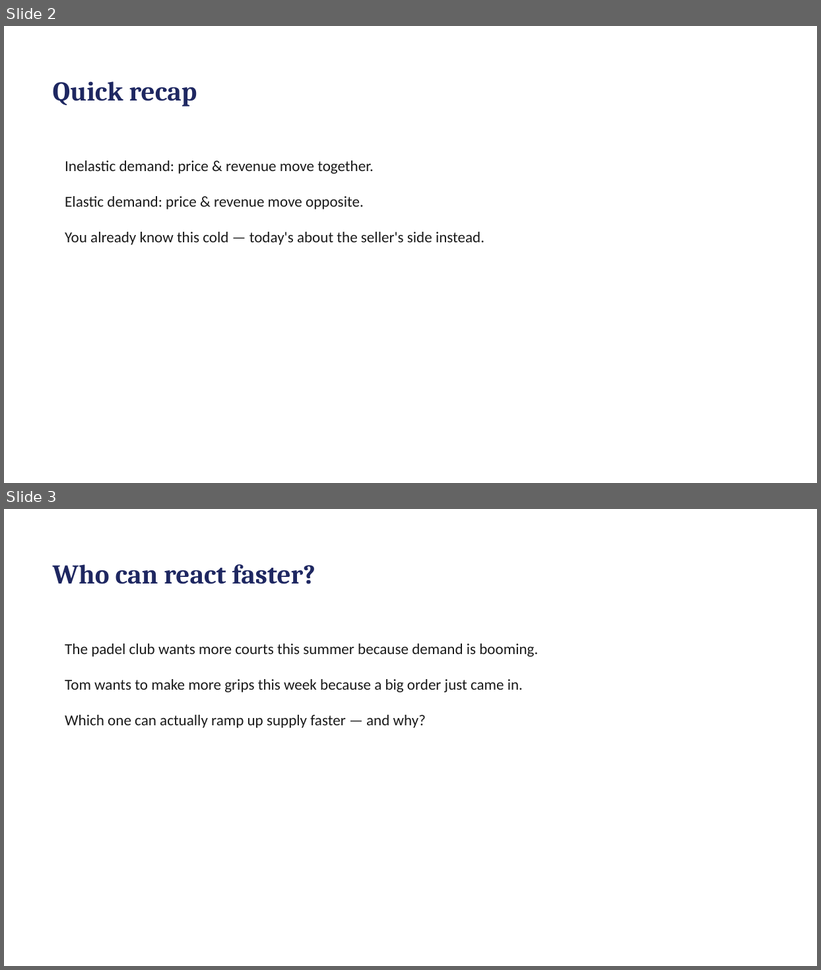
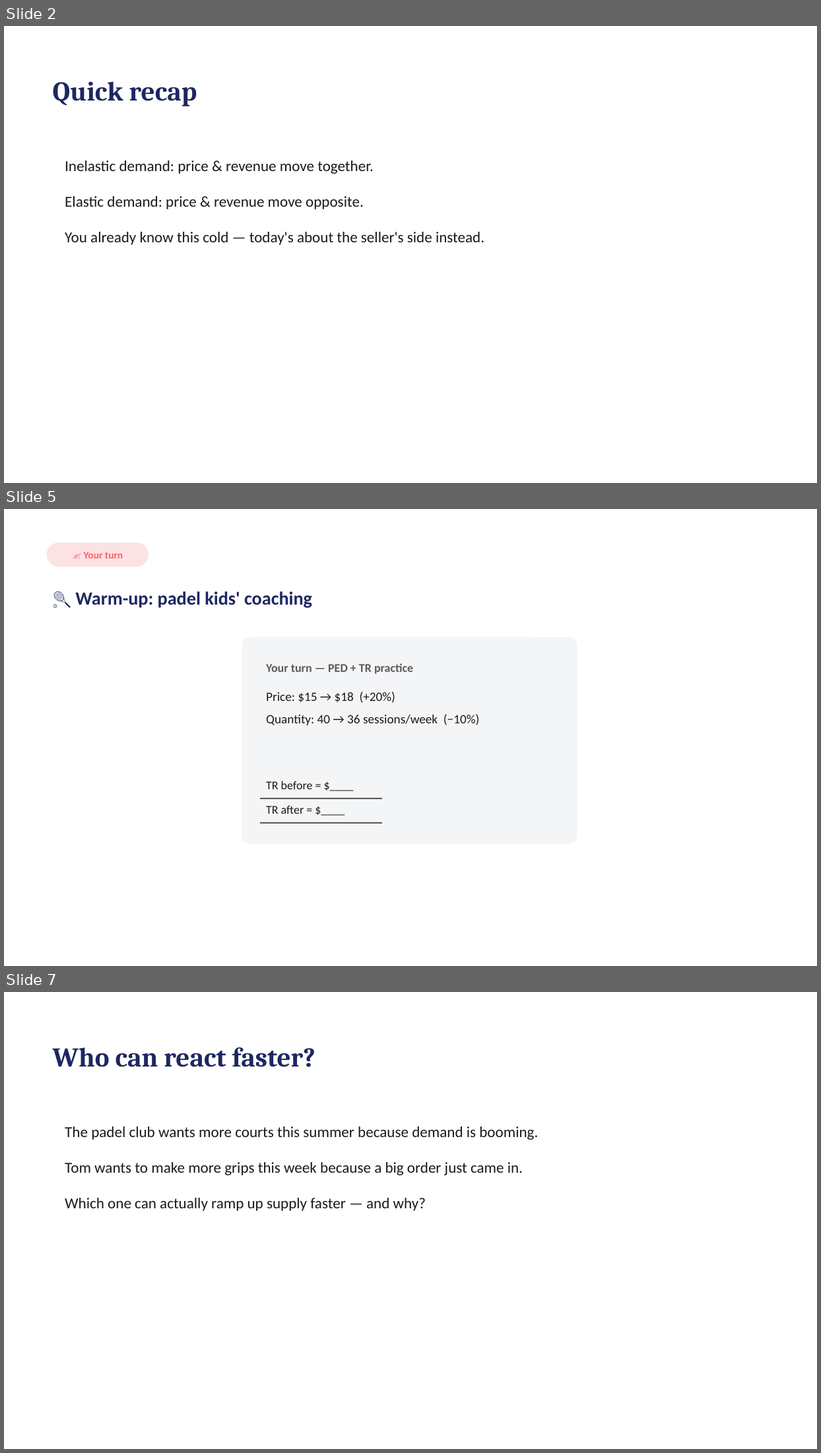
Before and after one commit to rebeccakfurness-boop/selongbayschool-teaching, a slide deck: courses/tom-economics/lessons/lesson-05/slides.pptx. Shown one above the other, each under a label of ours: slides 2 and 3 before the commit, slides 2, 5 and 7 after it; the slides between them are not shown. The pictures are 821x970 and 821x1453 pixels, drawn with LibreOffice and Linux fonts; fonts in the diff are those of the drawing. Boxes give left, top, right and bottom in pixels: in the first picture for what was removed or moved away, otherwise in the second. Text is boxed around its words. In the diff, an @@ line names an element or a change of style, - is before the commit and + after.

```diff
--- a/courses/tom-economics/lessons/lesson-05/slides.pptx
+++ b/courses/tom-economics/lessons/lesson-05/slides.pptx
@@ slide 5 added at [4,509,817,966], background #FFFFFF @@
@@ rounded rectangle added at [47,543,149,567], fill #F96167 at 18% opacity @@
@@ text added at [84,552,123,559], 12 pt, text #F96167, bold @@
+✍️ Your turn
@@ text added at [75,591,312,608], 22 pt, text #1E2761, bold @@
+🎾 Warm-up: padel kids' coaching
@@ rounded rectangle added at [242,637,578,844], fill #F4F5F7 @@
@@ text added at [266,663,413,674], 14 pt, text #5B5B5B, bold @@
+Your turn — PED + TR practice
@@ text added at [266,692,479,725], 15 pt, text #1A1A1A @@
+Price: $15 → $18 (+20%)
+Quantity: 40 → 36 sessions/week (−10%)
@@ text added at [266,781,313,789], 14 pt, text #1A1A1A @@
+TR before = $____
@@ line added from (260, 799) to (382, 799), #5B5B5B 1.5 pt @@
@@ text added at [266,805,304,814], 14 pt, text #1A1A1A @@
+TR after = $____
@@ line added from (260, 823) to (382, 823), #5B5B5B 1.5 pt @@
@@ what was slide 3 is now slide 7 @@
```
Also in this commit, not shown: 2 slides changed, 3 other slides added, 10 other files.
